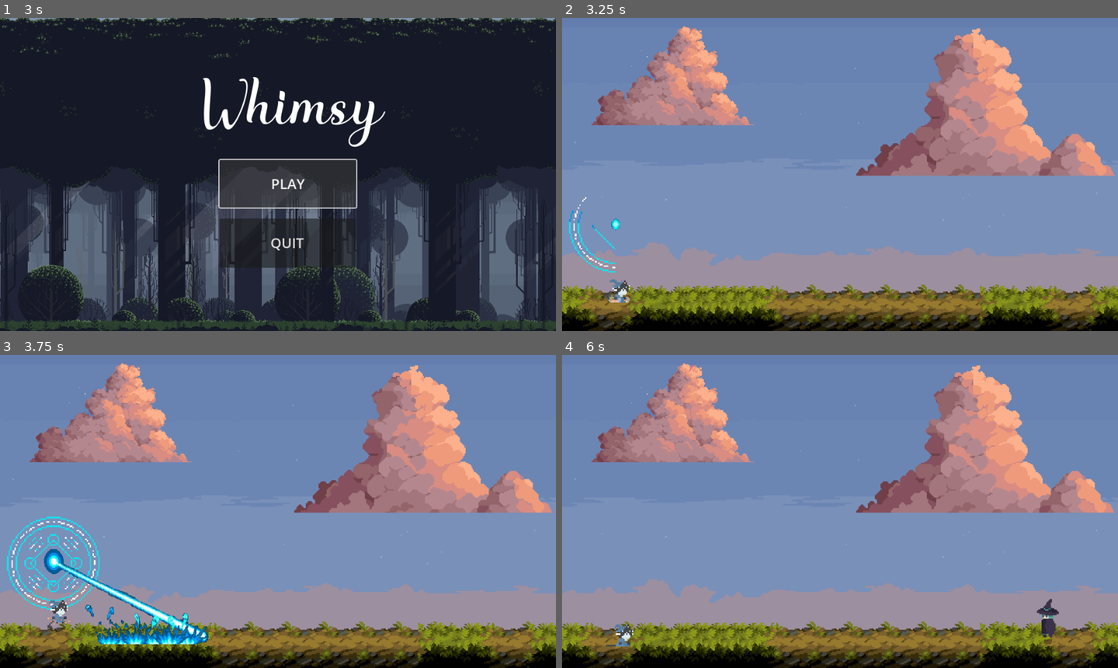
Above: before the commit, frames 1-4 (two rows, left to right).
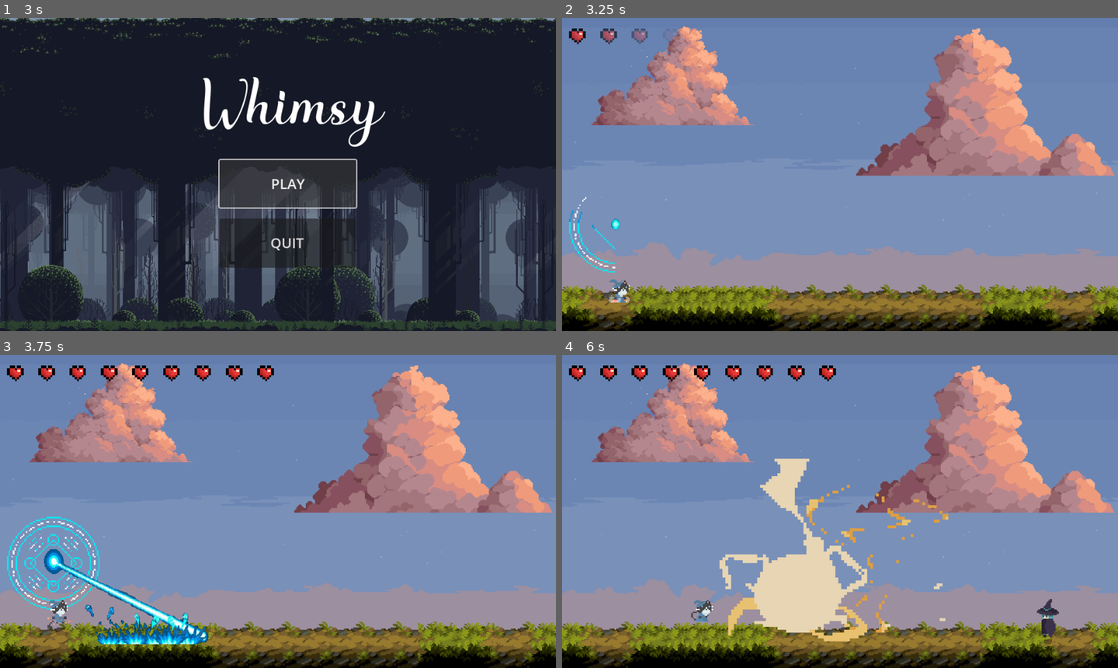
Above: after the commit, the same moments.

Repository: nakntums/Whimsy
Game: Godot game, scene res://scenes/start_screen.tscn
Two runs of this game, one before a commit and one after it. Both use one fixed random seed, a clock stepped at 60 frames per second and the inputs below.
Inputs:
- Up to frame 1 (3 s): click "PLAY" at 0.5 s; click "PLAY" at 1.25 s; tap Enter at 2 s; hold E (attack_e) 2.03-2.78 s; hold Right (right) from 2.03 s (still down); tap Up (jump) at 2.27 s; tap Q (attack_q) at 2.3, 2.85 s
- Up to frame 2 (3.25 s): keep holding Right (right); tap Up (jump) at 3.02 s; tap R (attack_r) at 3.05 s
- Up to frame 3 (3.75 s): release Right (right) at 3.53 s; hold Left (left) from 3.53 s (still down); hold R (attack_r) from 3.53 s (still down)
- Up to frame 4 (6 s): tap W (attack_w) at 3.8, 4.35 s; release Left (left) at 4.28 s; release R (attack_r) at 4.28 s; hold Right (right) 4.28-5.78 s; tap Up (jump) at 4.52, 5.27 s; tap Ctrl (toggle_typing) at 4.55 s; hold Ctrl (toggle_typing) 5.03-5.78 s; tap E (attack_e) at 5.3, 5.85 s; hold Left (left) from 5.78 s (still down)

Frame 1 is identical in both runs. In frame 2, 0.3% of the frame differs, in the area x 1-16%, y 3-9%; in frame 3, 1.0%; in frame 4, 7.6%, in the area x 1-70%, y 3-94%.

Commit message:
more bug fixes
1. R cooldown 10 seconds
2. boss dies before typing challenge breaks game bug resolved
3. player state being stuck bug resolved

Diff:
--- a/scenes/HealthUI.tscn
+++ b/scenes/HealthUI.tscn
@@ -14,6 +14,7 @@
 anchors_preset = 0
 
 [node name="HeartsContainer" type="HBoxContainer" parent="Control"]
+layout_mode = 0
 offset_right = 40.0
 offset_bottom = 40.0
 theme_override_constants/separation = 0
--- a/scripts/TypingChallenge.gd
+++ b/scripts/TypingChallenge.gd
@@ -23,7 +23,7 @@
 
 # adjust later for difficulty
 @export var scroll_speeds: Dictionary = {
-	"easy": 50,
+	"easy": 75,
 	"medium": 100,
 	"hard": 150,
 	"insane": 200
--- a/scripts/game.gd
+++ b/scripts/game.gd
@@ -5,6 +5,7 @@
 var game_time := 0.0
 var challenge_active := false
 var initial_challenge_started := false
+var boss_dead := false
 
 # Called when the node enters the scene tree for the first time.
 func _ready() -> void:
@@ -21,7 +22,7 @@
 func _process(delta: float) -> void:
 	game_time += delta
 	# challenge starts at 10 seconds
-	if game_time > 10.0 and not initial_challenge_started and not challenge_active:
+	if game_time > 10.0 and not initial_challenge_started and not challenge_active and not boss_dead:
 		start_typing_challenge()
 		initial_challenge_started = true
 
@@ -30,6 +31,7 @@
 
 
 func _on_boss_died():
+	boss_dead = true
 	print("BOSS DIED - ENDING CHALLENGE EARLY")
 	if challenge_active:
 		typing_challenge.stop_challenge(true)
--- a/scripts/healthUI.gd
+++ b/scripts/healthUI.gd
@@ -32,8 +32,8 @@
 		heart.modulate.a = 0
 		hearts_container.add_child(heart)
 
-		#var tween = create_tween()
-		#tween.tween_property(heart, "modulate:a", 1.0, 0.2).set_delay(i * 0.05)
+		var tween = create_tween()
+		tween.tween_property(heart, "modulate:a", 1.0, 0.2).set_delay(i * 0.05)
 
 func update_hearts(current_health: int):
 	if not hearts_container:
--- a/scripts/player.gd
+++ b/scripts/player.gd
@@ -167,7 +167,7 @@
 			lightning_spell.cast(animated_sprite.scale.x)
 		"ultimate":
 			animated_sprite.play("cast_r")
-			timer_r.start(1.0)
+			timer_r.start(10.0)
 			is_r_on_cooldown = true
 			ultimate_spell.cast(animated_sprite.scale.x)
 
@@ -198,17 +198,19 @@
 	if event.is_action_pressed("toggle_typing"):
 		if current_state == PlayerState.TYPING:
 			print("LEAVING TYPING MODE")
-			current_state = PlayerState.IDLE
+			set_current_state(PlayerState.IDLE)
 			typed_text = ""
 			if typing_challenge:
 				typing_challenge.set_process_input(false)  # disable typing challenge input
+				set_physics_process(true)
+				is_casting = false
 		else:
-			current_state = PlayerState.TYPING
+			set_current_state(PlayerState.TYPING)
 			print("CURRENTLY IN TYPING MODE")
 			if typing_challenge:
 				typing_challenge.set_process_input(true)  # enable typing challenge input
 
-	# only process typing inputs if in typing mode
+	# only process typing inputs if in typing mode - debugging
 	if current_state != PlayerState.TYPING:
 		return
 
@@ -221,6 +223,11 @@
 				#print("Typed text: ", typed_text)
 
 
+
+func set_current_state(new_state: PlayerState):
+	print("State change: %s -> %s" % [PlayerState.keys()[current_state], PlayerState.keys()[new_state]])
+	current_state = new_state
+
 func _on_typing_result(success: bool):
 	if not success:
 		print("player took 1 damage from failed typing")
@@ -247,7 +254,7 @@
 	set_process_input(false)
 
 	if current_state == PlayerState.TYPING:
-		current_state = PlayerState.IDLE
+		set_current_state(PlayerState.IDLE)
 		if typing_challenge:
 			typing_challenge.stop_challenge()
 
--- a/scripts/skill_e.gd
+++ b/scripts/skill_e.gd
@@ -38,4 +38,4 @@
 	if body.is_in_group("boss") and !has_dealt_damage:
 		body.take_damage(damage)
 		has_dealt_damage = true
-		collision_shape.disabled = true # prevent multiple instances of damage
+		#collision_shape.disabled = true # prevent multiple instances of damage
--- a/scripts/skill_q.gd
+++ b/scripts/skill_q.gd
@@ -38,4 +38,4 @@
 	if body.is_in_group("boss") and !has_dealt_damage:
 		body.take_damage(damage)
 		has_dealt_damage = true
-		collision_shape.disabled = true # prevent multiple instances of damage
+		#collision_shape.disabled = true # prevent multiple instances of damage
--- a/scripts/skill_r.gd
+++ b/scripts/skill_r.gd
@@ -57,4 +57,4 @@
 	if body.is_in_group("boss")and !has_dealt_damage:
 		body.take_damage(damage)
 		has_dealt_damage = true
-		collision_polygon.disabled = true
+		#collision_polygon.disabled = true
